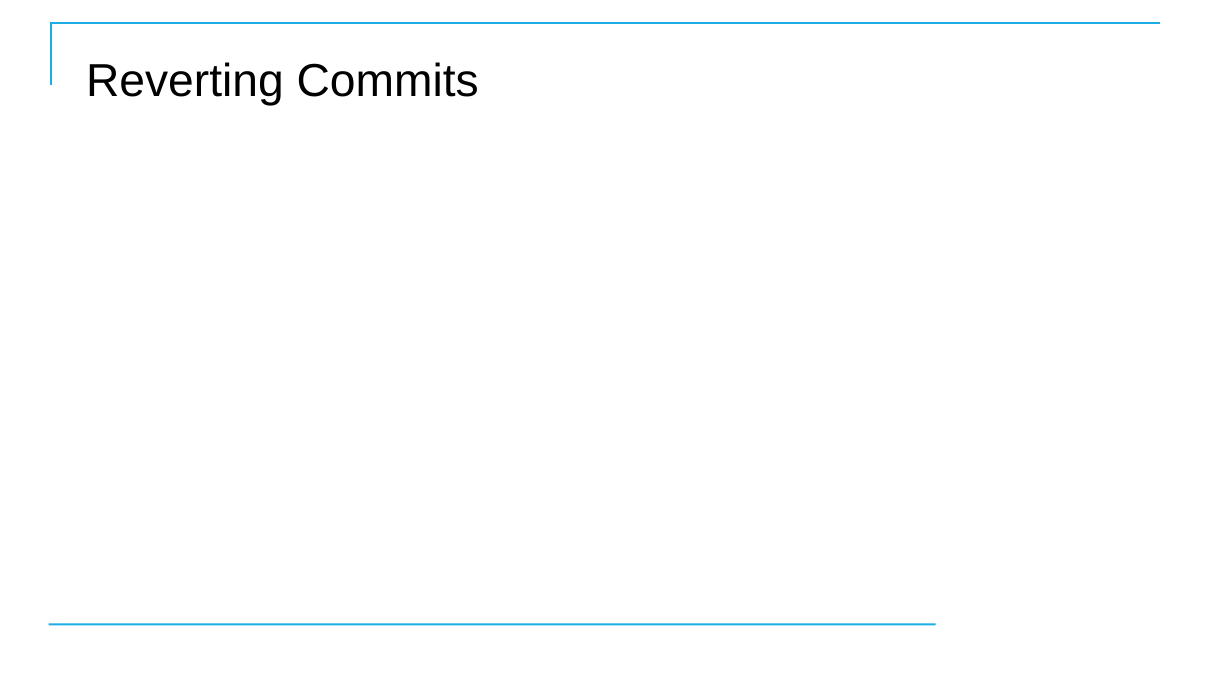
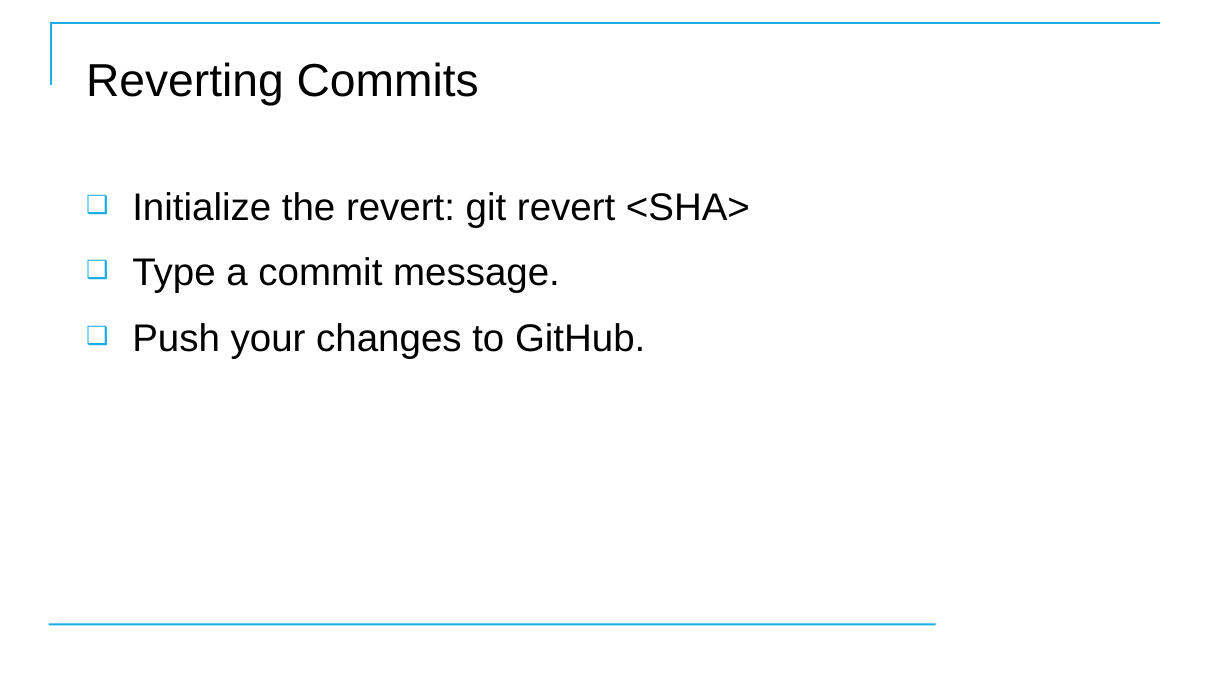
Before and after one commit to CostelloTechnicalConsulting/XGHDEV, a slide deck: slide 66 of ppt/XGHDEV.pptx (slide 70 before the commit). Drawn at 1232x693 pixels with LibreOffice and Linux fonts; fonts in the diff are those of the drawing; background and template pictures are left out. Boxes give left, top, right and bottom in pixels: in the first picture for what was removed or moved away, otherwise in the second. Text is boxed around its words. In the diff, an @@ line names an element or a change of style, - is before the commit and + after.

```diff
--- a/ppt/XGHDEV.pptx
+++ b/ppt/XGHDEV.pptx
@@ text added at (132,192,750,358), 30 pt, text #000000 @@
+❑ Initialize the revert: git revert <SHA>
+❑ Type a commit message.
+❑ Push your changes to GitHub.
```
Also in this commit, not shown: 41 other slides changed, 7 slides removed.
